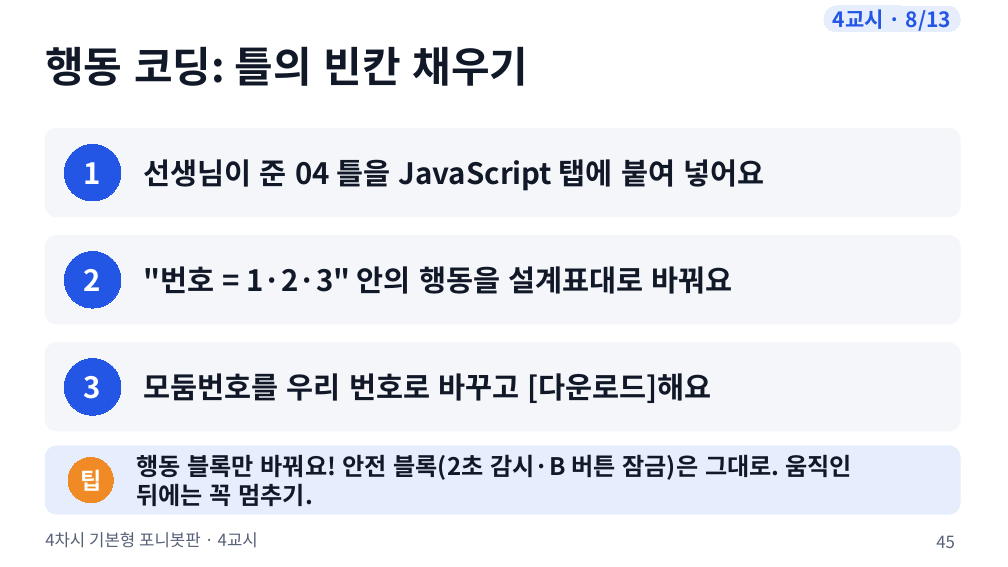
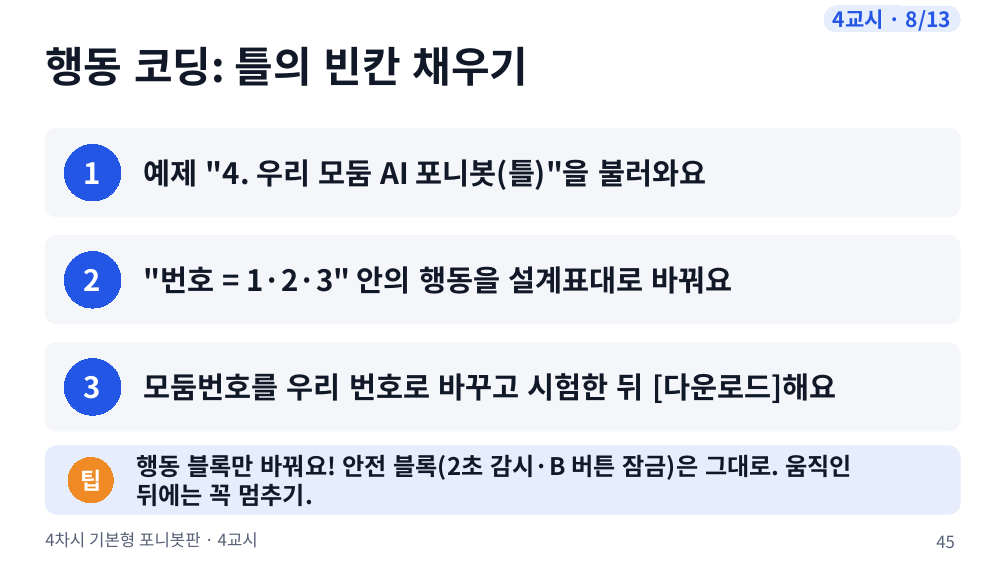
Before and after one commit to boundaryx01-uniquelife/microbit, a slide deck: slide 45 of bridge/ponybot/materials/포니봇_4차시_기본형/ponybot_4차시_수업슬라이드.pptx. Drawn at 1008x567 pixels with LibreOffice and Linux fonts; fonts in the diff are those of the drawing. Boxes give left, top, right and bottom in pixels: in the first picture for what was removed or moved away, otherwise in the second. Text is boxed around its words. In the diff, an @@ line names an element or a change of style, - is before the commit and + after.

```diff
--- a/bridge/ponybot/materials/포니봇_4차시_기본형/ponybot_4차시_수업슬라이드.pptx
+++ b/bridge/ponybot/materials/포니봇_4차시_기본형/ponybot_4차시_수업슬라이드.pptx
@@ text at [144, 159, 706, 190]: text changed @@
-선생님이 준 04 틀을 JavaScript 탭에 붙여 넣어요
+예제 "4. 우리 모둠 AI 포니봇(틀)"을 불러와요
@@ text at [144, 373, 836, 403]: text changed @@
-모둠번호를 우리 번호로 바꾸고 [다운로드]해요
+모둠번호를 우리 번호로 바꾸고 시험한 뒤 [다운로드]해요
```
Also in this commit, not shown: 4 other slides changed, 3 other files.
